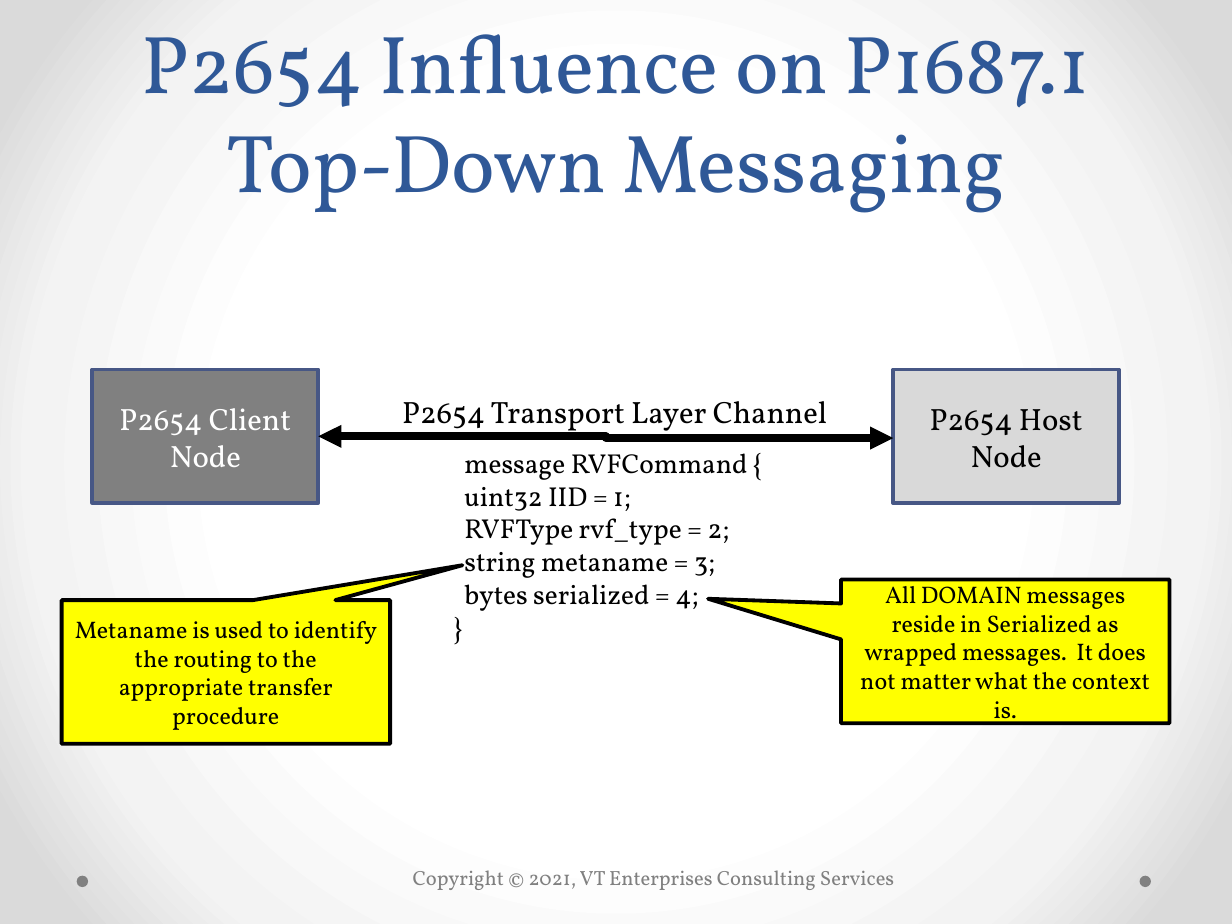
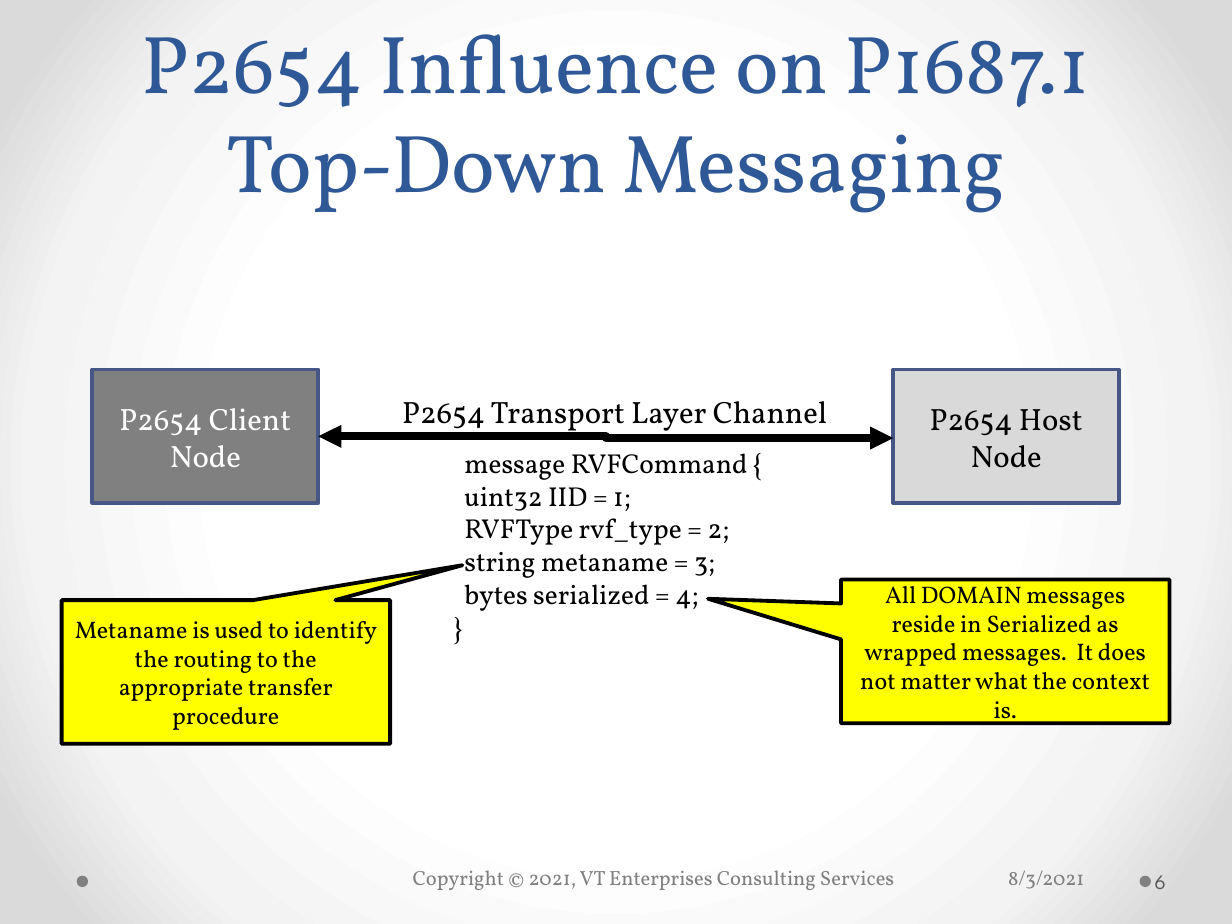
Before and after one commit to bradfordvt/P2654Model2, a slide deck: slide 6 of docs/MJBUnification20210720.pptx. Drawn at 1232x924 pixels with LibreOffice and Linux fonts; fonts in the diff are those of the drawing; background and template pictures are left out. Boxes give left, top, right and bottom in pixels: in the first picture for what was removed or moved away, otherwise in the second. Text is boxed around its words. In the diff, an @@ line names an element or a change of style, - is before the commit and + after.

```diff
--- a/docs/MJBUnification20210720.pptx
+++ b/docs/MJBUnification20210720.pptx
@@ text added at box(1008, 870, 1084, 889), 12 pt, text #808080 @@
+8/3/2021
@@ page number added at box(1155, 875, 1166, 889), 12 pt, text #595959 @@
+6
```
Also in this commit, not shown: 10 other slides changed, 6 slides added.
